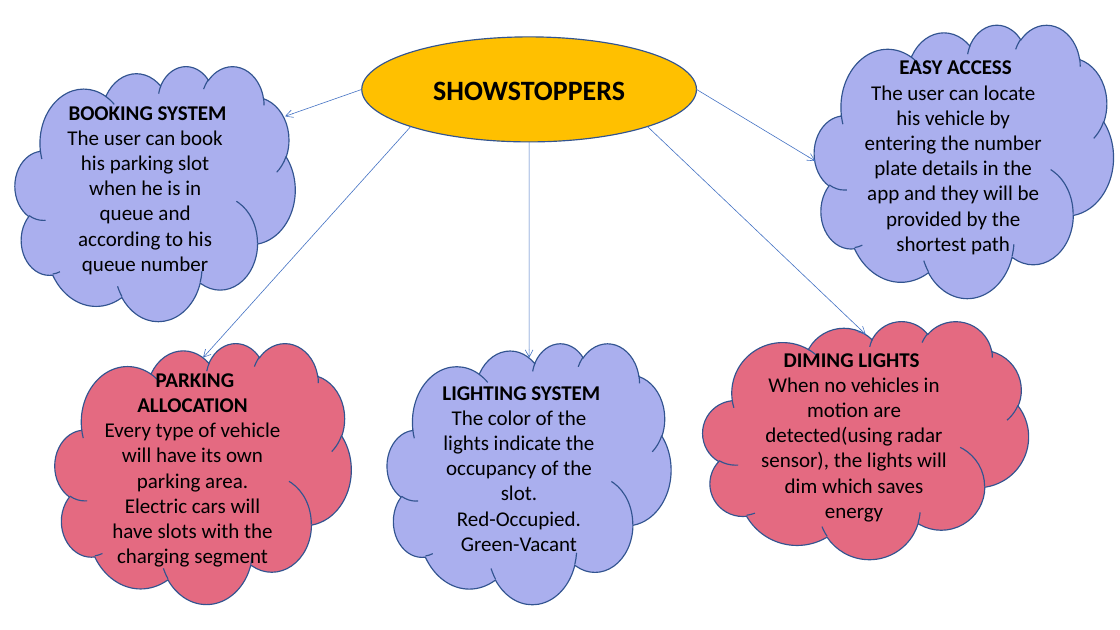
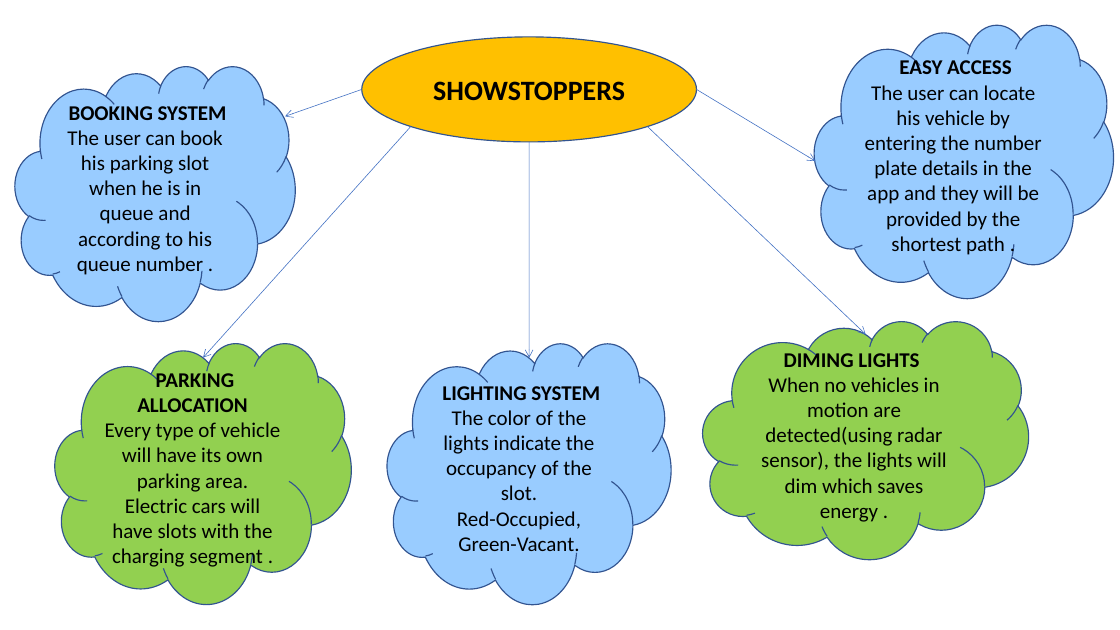
Before and after one commit to FriendsUnited/S-Park, a slide deck: slide 5 of Documents/Presentations/S-Park.pptx. Drawn at 1120x630 pixels with LibreOffice and Linux fonts; fonts in the diff are those of the drawing. Boxes give left, top, right and bottom in pixels: in the first picture for what was removed or moved away, otherwise in the second. Text is boxed around its words. In the diff, an @@ line names an element or a change of style, - is before the commit and + after.

```diff
--- a/Documents/Presentations/S-Park.pptx
+++ b/Documents/Presentations/S-Park.pptx
@@ fill #AAAFEE to #99CCFF in 3 elements at (15,66,295,321), (387,343,671,604), (815,24,1114,297) @@
@@ text in cloud at (865,85,1042,255): text changed @@
-The user can locate his vehicle by entering the number plate details in the app and they will be provided by the shortest path
+The user can locate his vehicle by entering the number plate details in the app and they will be provided by the shortest path .
@@ text in cloud at (67,130,223,277): text changed @@
-The user can book his parking slot when he is in queue and according to his queue number
+The user can book his parking slot when he is in queue and according to his queue number .
@@ cloud "DIMING LIGHTS" at (703,321,1029,559): fill #E46A81 to #92D050 @@
@@ cloud "PARKING ALLOCATION" at (55,343,351,604): fill #E46A81 to #92D050 @@
@@ text in cloud at (761,377,946,522): text changed @@
-When no vehicles in motion are detected(using radar sensor), the lights will dim which saves energy
+When no vehicles in motion are detected(using radar sensor), the lights will dim which saves energy .
@@ text in cloud at (105,422,281,570): text changed @@
-Every type of vehicle will have its own parking area. Electric cars will have slots with the charging segment
+Every type of vehicle will have its own parking area. Electric cars will have slots with the charging segment .
@@ text in cloud at (457,511,581,557): text changed @@
-Red-Occupied.
-Green-Vacant
+Red-Occupied,
+Green-Vacant.
```
Also in this commit, not shown: 4 other slides changed, 6 other files.
